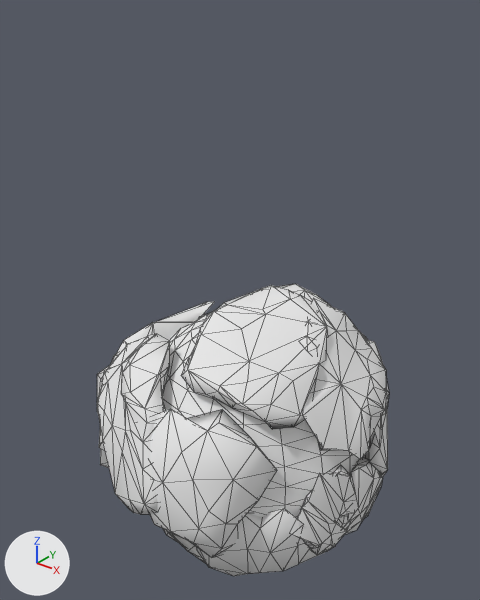
Before and after pictures for a commit that changed the OBJ model mge_v18_student_version/assets/mge/models/Balloon.obj.
Camera for both pictures: a 50 mm camera at (1.223, -1.561, 0.969) aimed at (-0.036, 0.012, -0.006). The axes (+X, +Y, +Z) are drawn at lower left. The lights are the same throughout. Mesh edges are drawn as thin lines. Where no turn or scale is listed for an object, it has been applied to the vertices. Vertices at the same position are counted once.

The first picture shows 'Balloon'.
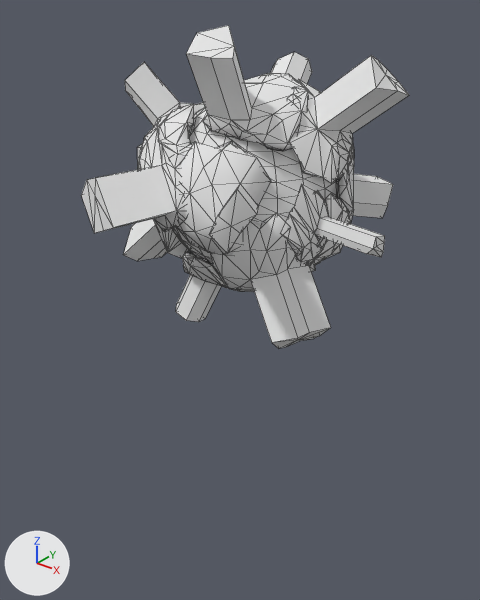
What the commit changed:
me_balloon is used by ob_balloon; location (0.0, 0.0, 0.0).
me_balloon had 1464 vertices, 2872 faces and spanned x -0.513..0.49, y -0.524..0.524, z -0.989..0.026.
me_balloon now has 1555 vertices, 2963 faces and spans x -0.442..0.5, y -0.514..0.484, z -0.046..0.862.
me_balloon part 1: the loose piece of 382 vertices spanning x -0.43..0.43, y -0.419..0.44, z -0.927..-0.068 is scaled about its middle by 0.629, then moved by (0.007, -0.004, 0.891).
me_balloon part 2: the loose piece of 98 vertices spanning x 0.22..0.485, y -0.1..0.25, z -0.91..-0.438 is scaled about its middle by 0.629, then moved by (-0.124, -0.028, 0.957).
me_balloon part 3: 12 loose pieces with 984 vertices, spanning x -0.513..0.49, y -0.524..0.524, z -0.989..0.026, are deleted.
me_balloon part 4: 1075 vertices added at x -0.442..0.5, y -0.514..0.484, z -0.046..0.862.

Where the change shows, as pixel boxes (x1, y1, x2, y2) in the pictures (480 x 600 px; the box of a moved part takes in the faces that stretch with it):
'Balloon', reshaped (12% wider, 11% taller): before (97, 284, 389, 576); after (81, 25, 409, 349)
part 1 of me_balloon, moved or reshaped: before (163, 313, 359, 518); after (172, 107, 337, 264)
part 2 of me_balloon, moved or reshaped: before (338, 457, 383, 535); after (314, 194, 351, 265)
part 3 of me_balloon, deleted: before (97, 284, 389, 576)
part 4 of me_balloon, added: after (81, 25, 409, 349)
